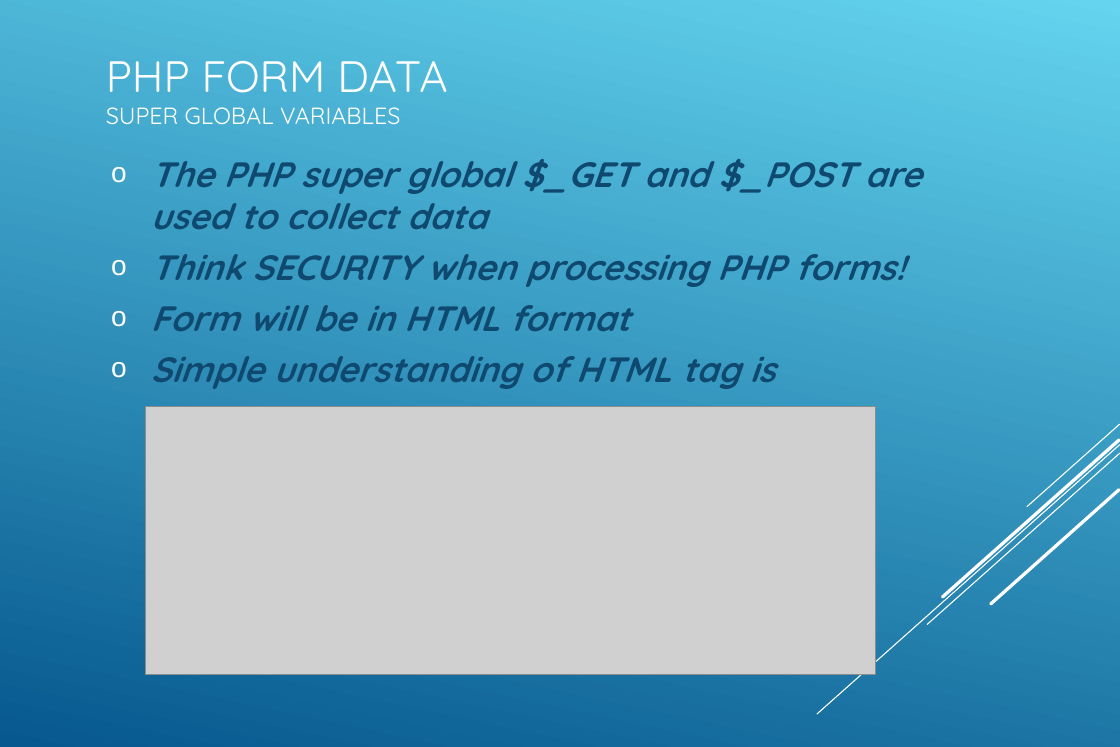
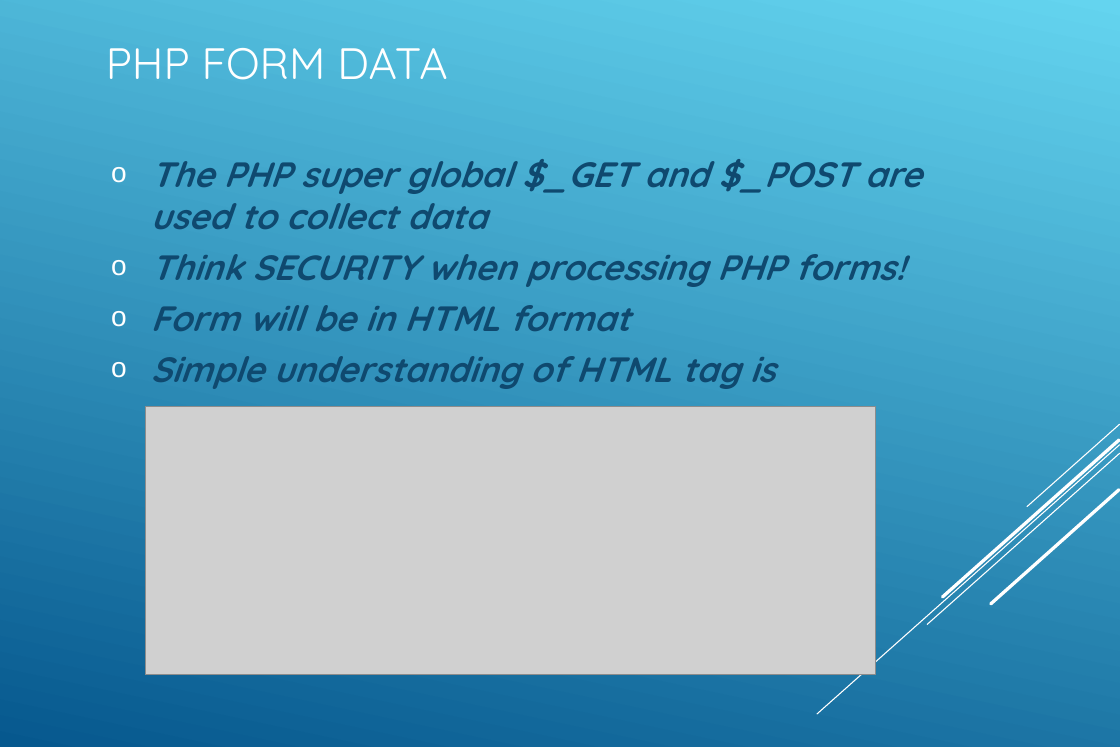
Before and after one commit to koushikgraj/PHP-Training, a slide deck: slide 12 of PHP-Presentation.ppt. Drawn at 1120x747 pixels with LibreOffice and Linux fonts; fonts in the diff are those of the drawing; grey boxes stand for pictures. Boxes give left, top, right and bottom in pixels: in the first picture for what was removed or moved away, otherwise in the second. Text is boxed around its words. In the diff, an @@ line names an element or a change of style, - is before the commit and + after.

Commit message:
07-May-2021 : Registration form & cookies

```diff
--- a/PHP-Presentation.ppt
+++ b/PHP-Presentation.ppt
@@ title at [106, 48, 447, 80]: text changed; size 16 to 30 pt @@
-PHP FORM DATA
-SUPER GLOBAL VARIABLES
+PHP FORM DATA
```
Also in this commit, not shown: 3 slides added, 5 other files.
